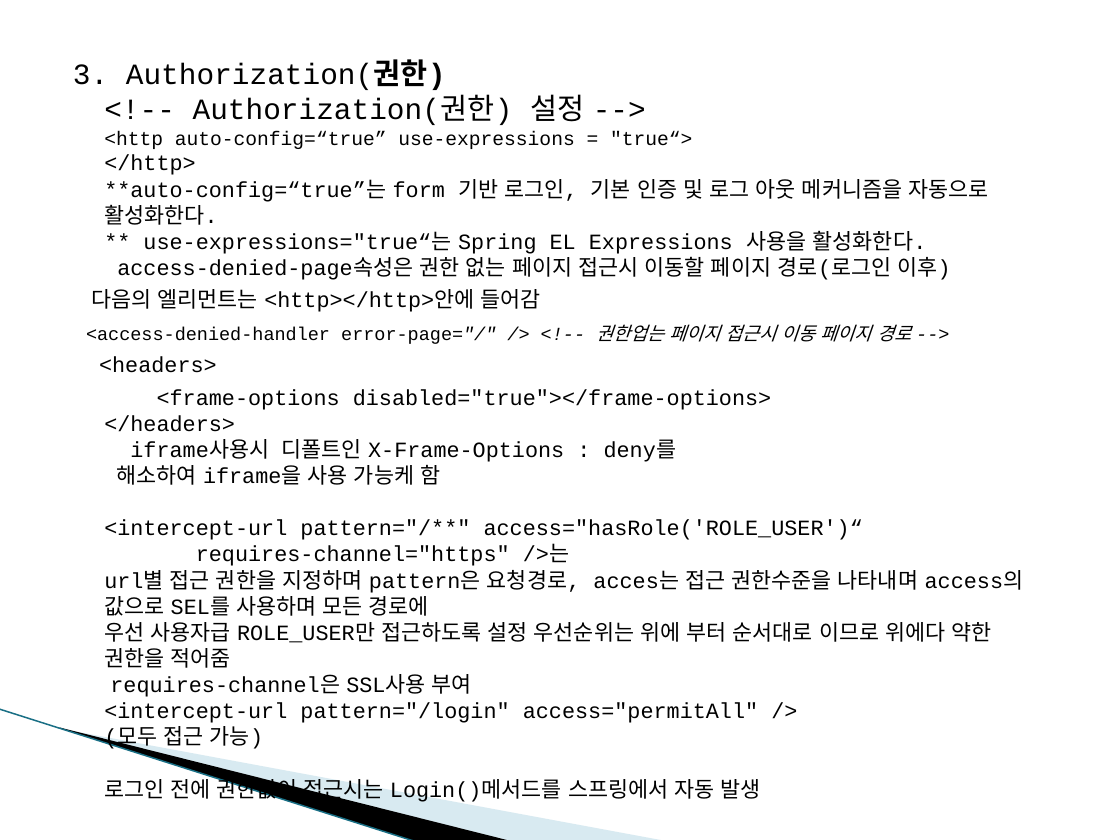
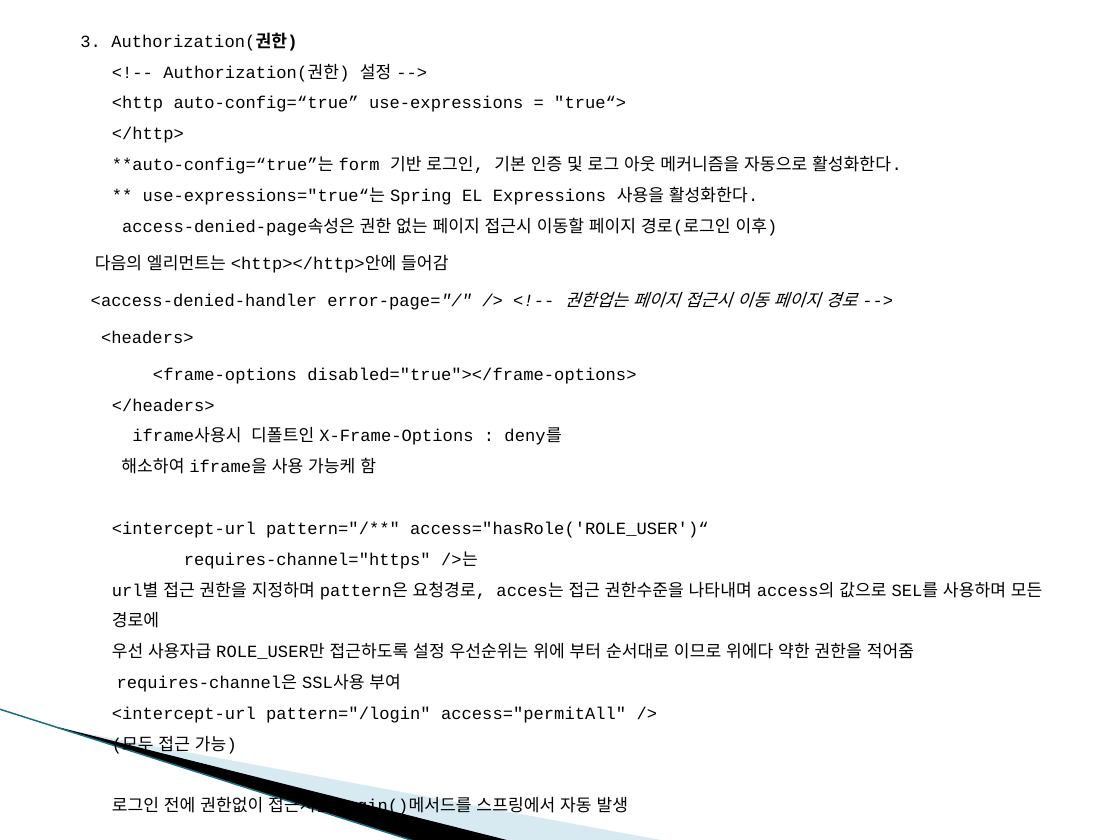
Before and after one commit to kjh8923/Study, a slide deck: slide 19 of spring/spring security강의.pptx. Drawn at 1120x840 pixels with LibreOffice and Linux fonts; fonts in the diff are those of the drawing; background and template pictures are left out. Boxes give left, top, right and bottom in pixels: in the first picture for what was removed or moved away, otherwise in the second. Text is boxed around its words. In the diff, an @@ line names an element or a change of style, - is before the commit and + after.

```diff
--- a/spring/spring security강의.pptx
+++ b/spring/spring security강의.pptx
@@ text "3. Authorization(권한) <!-- Authorization(권한) 설정 ...": place and size @@
-text "3. Authorization(권한) <!-- Authorization(권한) 설정 ..." at (73,63,1024,803)
+text "3. Authorization(권한) <!-- Authorization(권한) 설정 ..." at (80,34,1043,817)
@@ text "3. Authorization(권한) <!-- Authorization(권한) 설정 ..." at (80,34,1043,817): size 18.9 to 11 pt in "3. Authorization(권한) <!-- Authorization(권한) 설정 -->"; size 12.6 to 11 pt in "<http auto-config=“true” use-expressions = "true“>"; size 14 to 11 pt in "</http> **auto-config=“true”는 form 기반 로그인, 기본 인증 ...", "다음의 엘리먼트는 <http></http>안에 들어감", "<headers>", "<frame-options disabled="true"></frame-options> </headers> i ..."; size 11.9 to 11 pt in "<access-denied-handler error-page="/" /> <!-- 권한업는 페이지 접근시 ..."; line spacing 1 to 1.5 @@
```
Also in this commit, not shown: 1 other slide changed, 38 other files.
